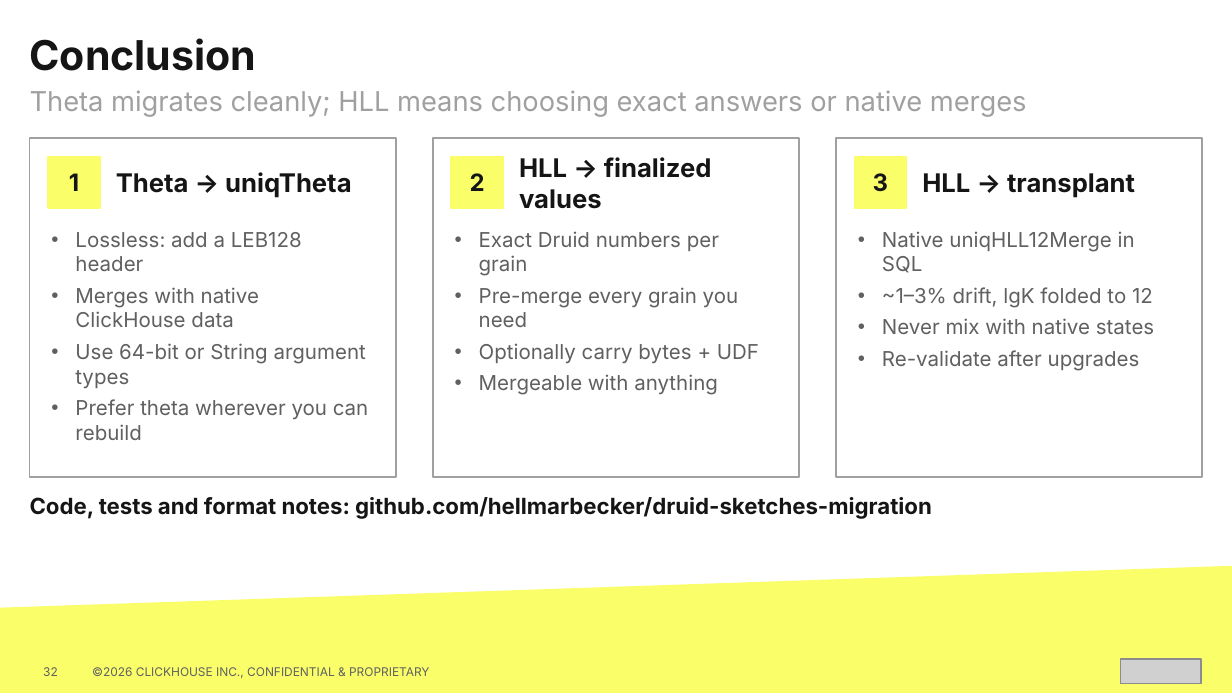
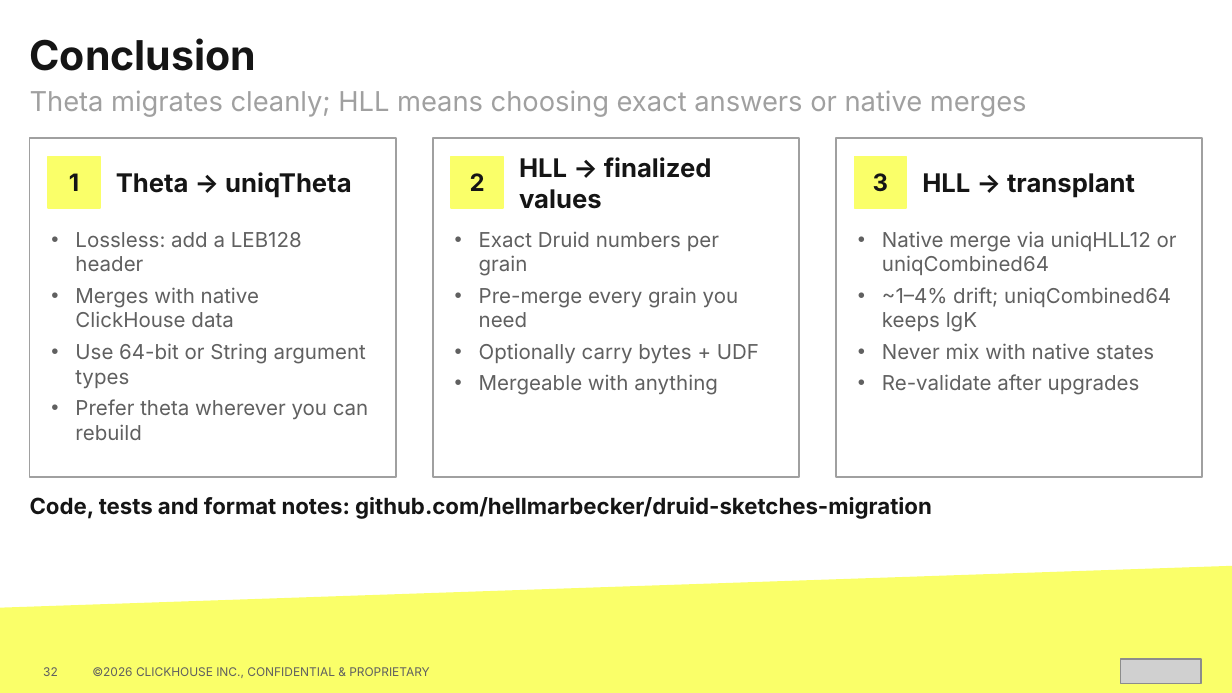
Before and after one commit to hellmarbecker/druid-sketches-migration, a slide deck: slide 32 of presentations/druid-sketches-migration.pptx. Drawn at 1232x693 pixels with LibreOffice and Linux fonts; fonts in the diff are those of the drawing; grey boxes stand for pictures. Boxes give left, top, right and bottom in pixels: in the first picture for what was removed or moved away, otherwise in the second. Text is boxed around its words. In the diff, an @@ line names an element or a change of style, - is before the commit and + after.

```diff
--- a/presentations/druid-sketches-migration.pptx
+++ b/presentations/druid-sketches-migration.pptx
@@ text at box(882, 231, 1177, 332): text changed @@
-• Native uniqHLL12Merge in SQL
-• ~1–3% drift, lgK folded to 12
+• Native merge via uniqHLL12 or uniqCombined64
+• ~1–4% drift; uniqCombined64 keeps lgK
```
Also in this commit, not shown: 19 other slides changed.
